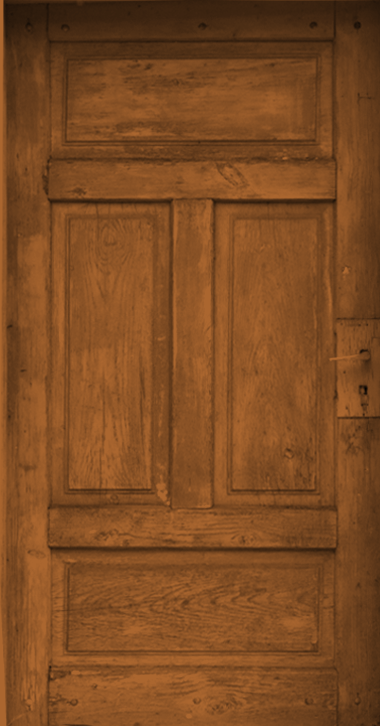
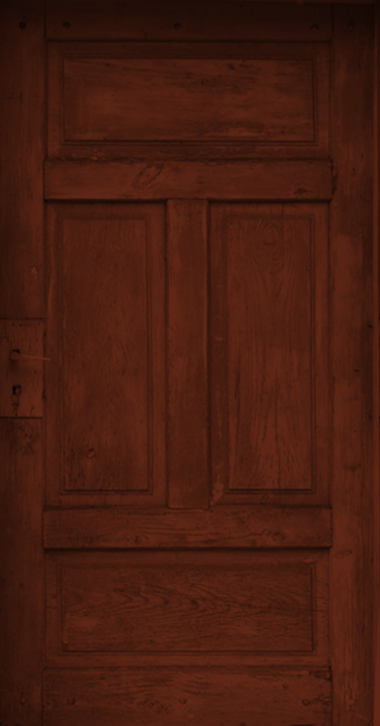
Layer changes from the first w=380, h=726 image to the second:
showed "brown" over [0, 0, 380, 726]
hid "orange_brown" over [0, 0, 380, 726]
added layer "left" above "right" over [0, 0, 380, 726]
